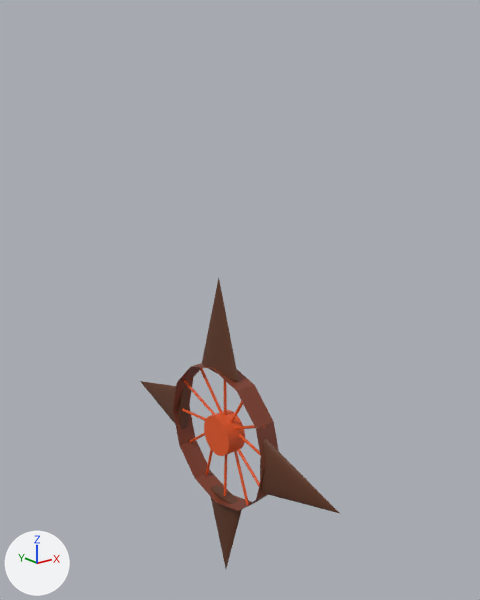
Before and after pictures for a commit that changed the FBX model Bounce 3D STI/Assets/Blender Objects/obs2.fbx.
Camera for both pictures: a 50 mm lens placed at (-4.83, -5.73, 5.43), pointed at (0.26, 0.63, 2.88). Arrows for +X, +Y and +Z are at lower left; the lights stay in place. Where no turn or scale is listed for an object, it has been applied to the vertices.

The scene before the commit, as lines of its bpy script (objects in view):
```python
me_cone = bpy.data.meshes.new('Cone')
me_cone.from_pydata(...)  # a 32-sided cone pointing to +z spanning x -0.076..0.076, y -0.386..0.386, z -0.636..0.636
me_cone.materials.append(mat_material)  # brown #613723
me_cone_002 = bpy.data.meshes.new('Cone.002')
me_cone_002.from_pydata(...)  # 33 vertices, 33 faces; spans x -0.076..0.075, y -0.645..0.635, z -0.402..0.369
me_cone_002.materials.append(mat_material)  # brown #613723
me_cone_003 = bpy.data.meshes.new('Cone.003')
me_cone_003.from_pydata(...)  # 33 vertices, 33 faces; spans x -0.076..0.075, y -0.636..0.64, z -0.392..0.379
me_cone_003.materials.append(mat_material)  # brown #613723
ob_cone = bpy.data.objects.new('Cone', me_cone)
ob_cone.location = (-0.04, 0.68, 2.6)
ob_cone_002 = bpy.data.objects.new('Cone.002', me_cone_002)
ob_cone_002.location = (0.0, 2.23, 1.02)
ob_cone_003 = bpy.data.objects.new('Cone.003', me_cone_003)
ob_cone_003.location = (-0.05, -0.88, 1.0)
# also in view: 'Cone.001' at (0.02, 0.67, -0.54); 'Cylinder' at (0.03, 0.68, 1.04); 'Circle' at (0.0, 0.68, 1.03)
```
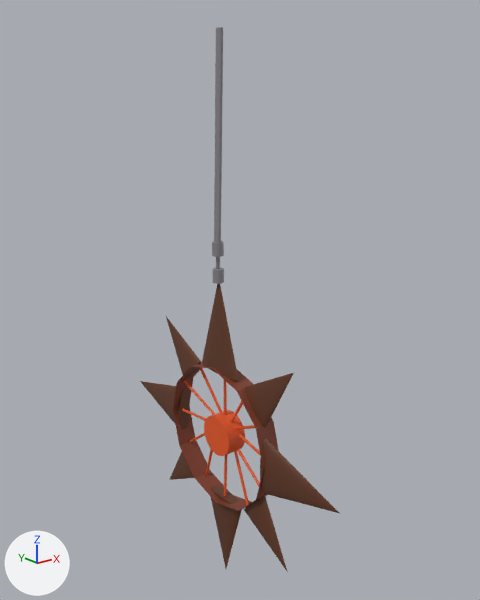
Boxes [x1, y1, x2, y2] around the edits, measured in the pictures (480 x 600 px):
'NurbsPath', added
    after: [214, 27, 223, 243]
'Cone.005', added (brown)
    after: [245, 373, 294, 428]
'Cone.006', added (brown)
    after: [244, 495, 287, 571]
'Cone.004', added (brown)
    after: [166, 316, 202, 380]
'Cone.007', added
    after: [169, 452, 194, 480]
'Cylinder.015', added
    after: [212, 241, 224, 257]
'Cylinder.013', added
    after: [212, 268, 224, 284]
'Cylinder.014', added
    after: [216, 257, 220, 269]

The change, as a diff of the scene's bpy script:
```diff
--- a/Bounce 3D STI/Assets/Blender Objects/obs2.fbx.py
+++ b/Bounce 3D STI/Assets/Blender Objects/obs2.fbx.py
@@ mat_material_007 @@
+mat_material_007 = principled_material('Material.007')
+mat_material_007.base_color = (0.246, 0.233, 0.253)  # grey #88858a
@@ mat_material_004 @@
+mat_material_004 = principled_material('Material.004')
+mat_material_004.base_color = (0.119, 0.0386, 0.0164)  # brown #613723
@@ mat_material_006 @@
+mat_material_006 = principled_material('Material.006')
+mat_material_006.base_color = (0.119, 0.0386, 0.0164)  # brown #613723
@@ mat_material_005 @@
+mat_material_005 = principled_material('Material.005')
+mat_material_005.base_color = (0.119, 0.0386, 0.0164)  # brown #613723
@@ mat_material_003 @@
+mat_material_003 = principled_material('Material.003')
+mat_material_003.base_color = (0.119, 0.0386, 0.0164)  # brown #613723
@@ me_nurbspath_001 @@
+me_nurbspath_001.from_pydata(...)  # 576 vertices, 564 faces; spans x -0.07..0.07, y -0.05..0.05, z -1.28..1.28
+me_nurbspath_001.materials.append(mat_material_007)  # grey #88858a
@@ me_cone_005 @@
+me_cone_005.from_pydata(...)  # 33 vertices, 33 faces; spans x -0.069..0.044, y -0.326..0.532, z -0.537..0.339
+me_cone_005.materials.append(mat_material_004)  # brown #613723
@@ me_cylinder_013 @@
+me_cylinder_013.from_pydata(...)  # a 32-sided cylinder along z spanning x -0.071..0.071, y -0.07..0.07, z -0.085..0.085
+me_cylinder_013.materials.append(mat_material_007)  # grey #88858a
@@ me_cone_007 @@
+me_cone_007.from_pydata(...)  # 33 vertices, 33 faces; spans x -0.044..0.068, y -0.534..0.332, z -0.333..0.534
+me_cone_007.materials.append(mat_material_006)  # brown #613723
@@ me_cylinder_011 @@
+me_cylinder_011.from_pydata(...)  # 64 vertices, 34 faces; spans x -0.03..0.03, y -0.02..0.02, z -0.11..0.11
+me_cylinder_011.materials.append(mat_material_007)  # grey #88858a
@@ me_cone_006 @@
+me_cone_006.from_pydata(...)  # 33 vertices, 33 faces; spans x -0.045..0.068, y -0.345..0.539, z -0.319..0.529
+me_cone_006.materials.append(mat_material_005)  # brown #613723
@@ me_cone_004 @@
+me_cone_004.from_pydata(...)  # 33 vertices, 33 faces; spans x -0.064..0.048, y -0.539..0.344, z -0.53..0.321
+me_cone_004.materials.append(mat_material_003)  # brown #613723
@@ ob_nurbspath @@
+ob_nurbspath = bpy.data.objects.new('NurbsPath', me_nurbspath_001)
+ob_nurbspath.location = (-0.02, 0.69, 4.83)
@@ ob_cone_005 @@
+ob_cone_005 = bpy.data.objects.new('Cone.005', me_cone_005)
+ob_cone_005.location = (0.01, -0.33, 2.04)
@@ ob_cylinder_015 @@
+ob_cylinder_015 = bpy.data.objects.new('Cylinder.015', me_cylinder_013)
+ob_cylinder_015.location = (-0.04, 0.69, 3.59)
@@ ob_cone_007 @@
+ob_cone_007 = bpy.data.objects.new('Cone.007', me_cone_007)
+ob_cone_007.location = (-0.02, 1.69, 0.01)
@@ ob_cylinder_014 @@
+ob_cylinder_014 = bpy.data.objects.new('Cylinder.014', me_cylinder_011)
+ob_cylinder_014.location = (-0.04, 0.69, 3.45)
@@ ob_cone_006 @@
+ob_cone_006 = bpy.data.objects.new('Cone.006', me_cone_006)
+ob_cone_006.location = (-0.03, -0.36, 0.03)
@@ ob_cylinder_013 @@
+ob_cylinder_013 = bpy.data.objects.new('Cylinder.013', me_cylinder_013.copy())
+ob_cylinder_013.location = (-0.04, 0.68, 3.25)
@@ ob_cone_004 @@
+ob_cone_004 = bpy.data.objects.new('Cone.004', me_cone_004)
+ob_cone_004.location = (0.0, 1.69, 2.04)
```
